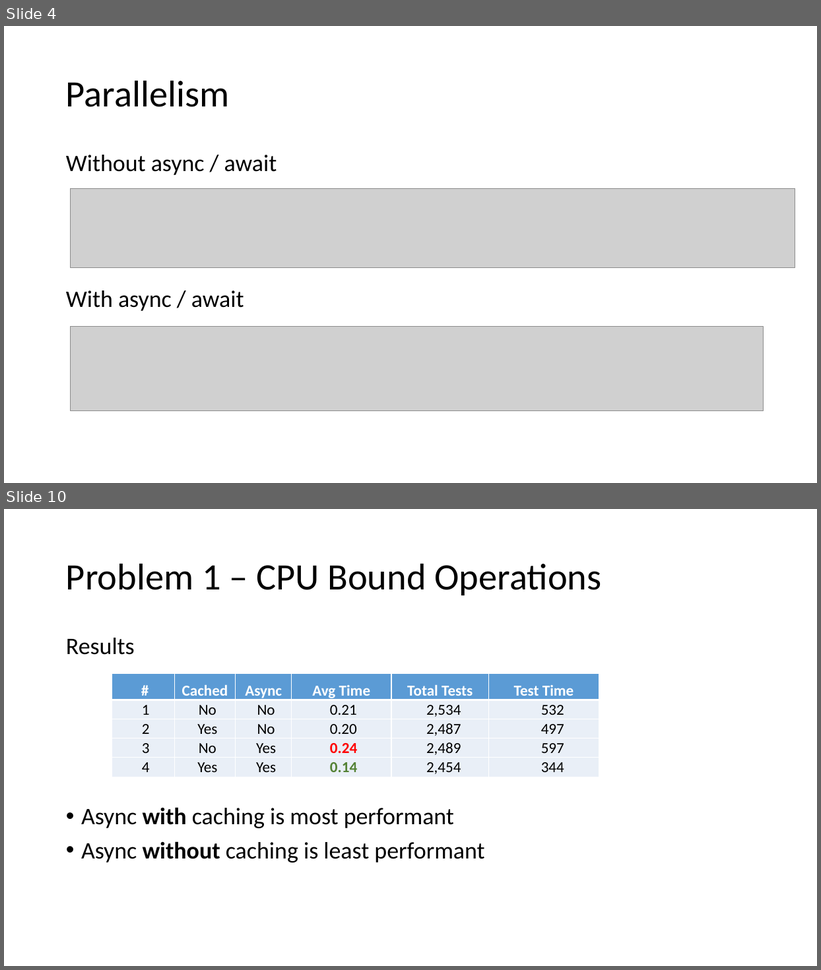
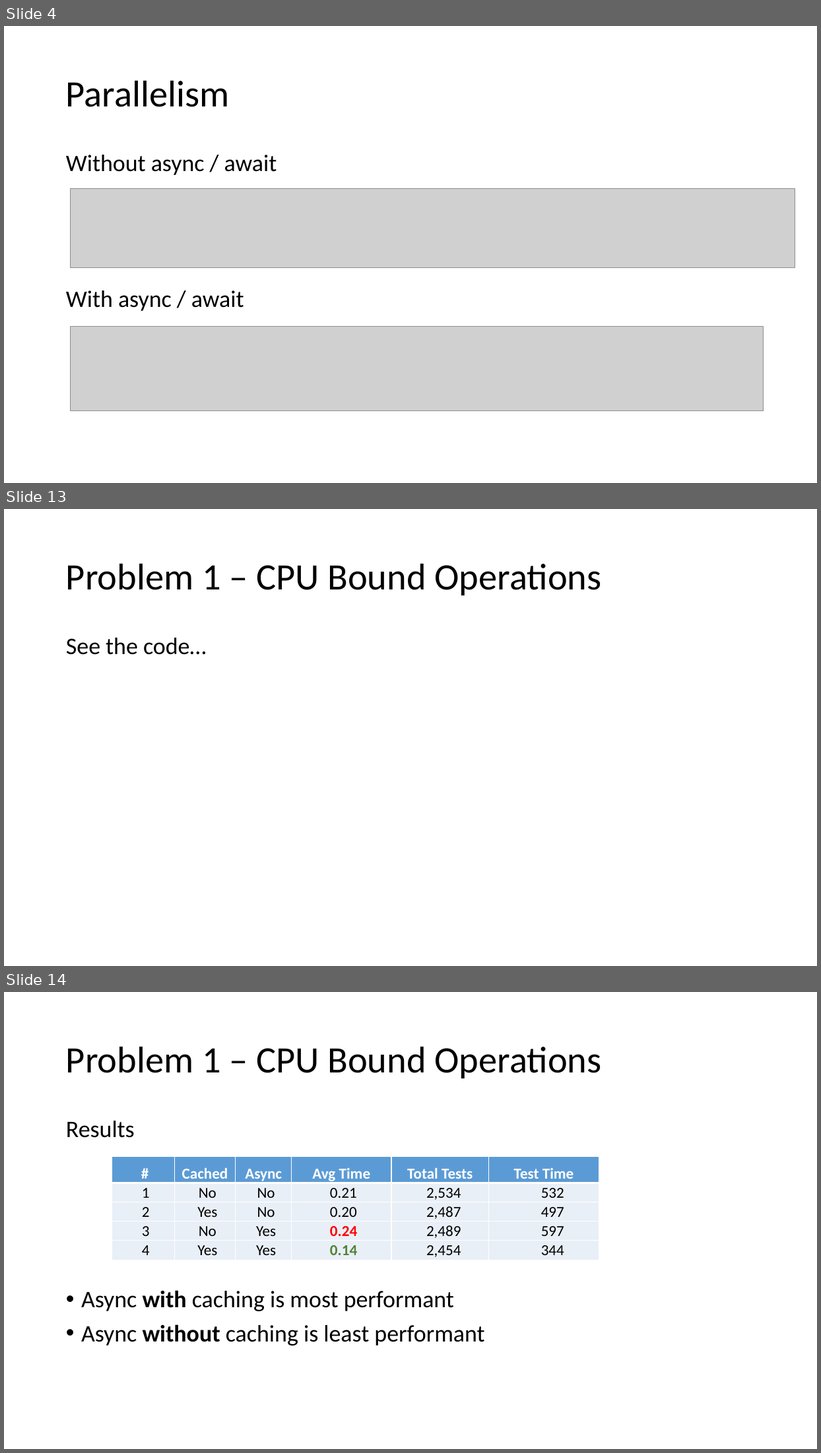
Before and after one commit to mark-doyle/dal-cs-sig, a slide deck: RealWorldScalability/Real World Scalability.pptx. Shown one above the other, each under a label of ours: slides 4 and 10 before the commit, slides 4, 13 and 14 after it; the slides between them are not shown. The pictures are 821x970 and 821x1453 pixels, drawn with LibreOffice and Linux fonts; fonts in the diff are those of the drawing; grey boxes stand for pictures. Boxes give left, top, right and bottom in pixels: in the first picture for what was removed or moved away, otherwise in the second. Text is boxed around its words. In the diff, an @@ line names an element or a change of style, - is before the commit and + after.

```diff
--- a/RealWorldScalability/Real World Scalability.pptx
+++ b/RealWorldScalability/Real World Scalability.pptx
@@ slide 13 added at <box>4,509,817,966</box>, background #FFFFFF @@
@@ title added at <box>66,563,602,595</box>, 44 pt, text #000000 @@
+Problem 1 – CPU Bound Operations
@@ text added at <box>66,638,206,655</box>, 28 pt, text #000000 @@
+See the code…
@@ what was slide 10 is now slide 14 @@
```
Also in this commit, not shown: 8 slides changed, 11 other slides added.
